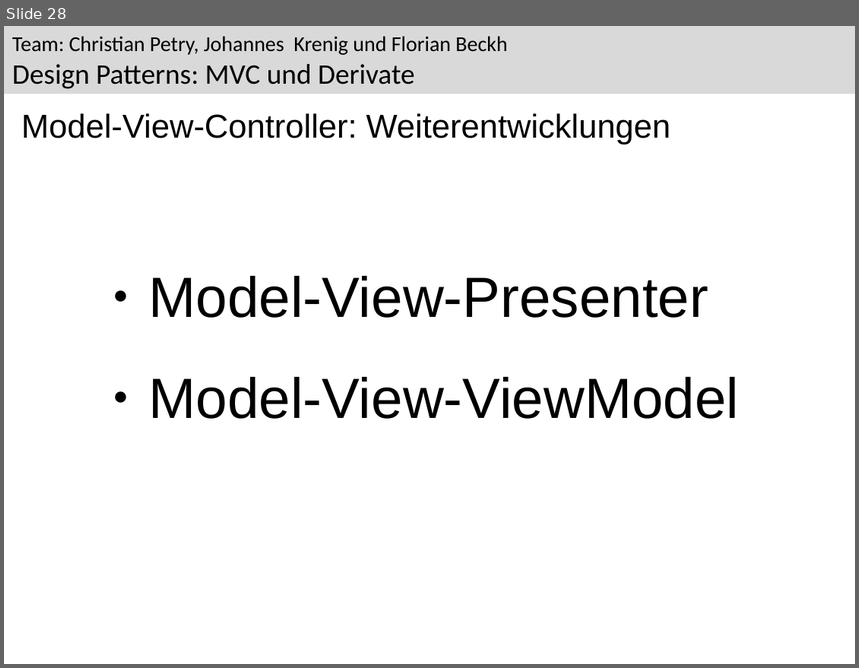
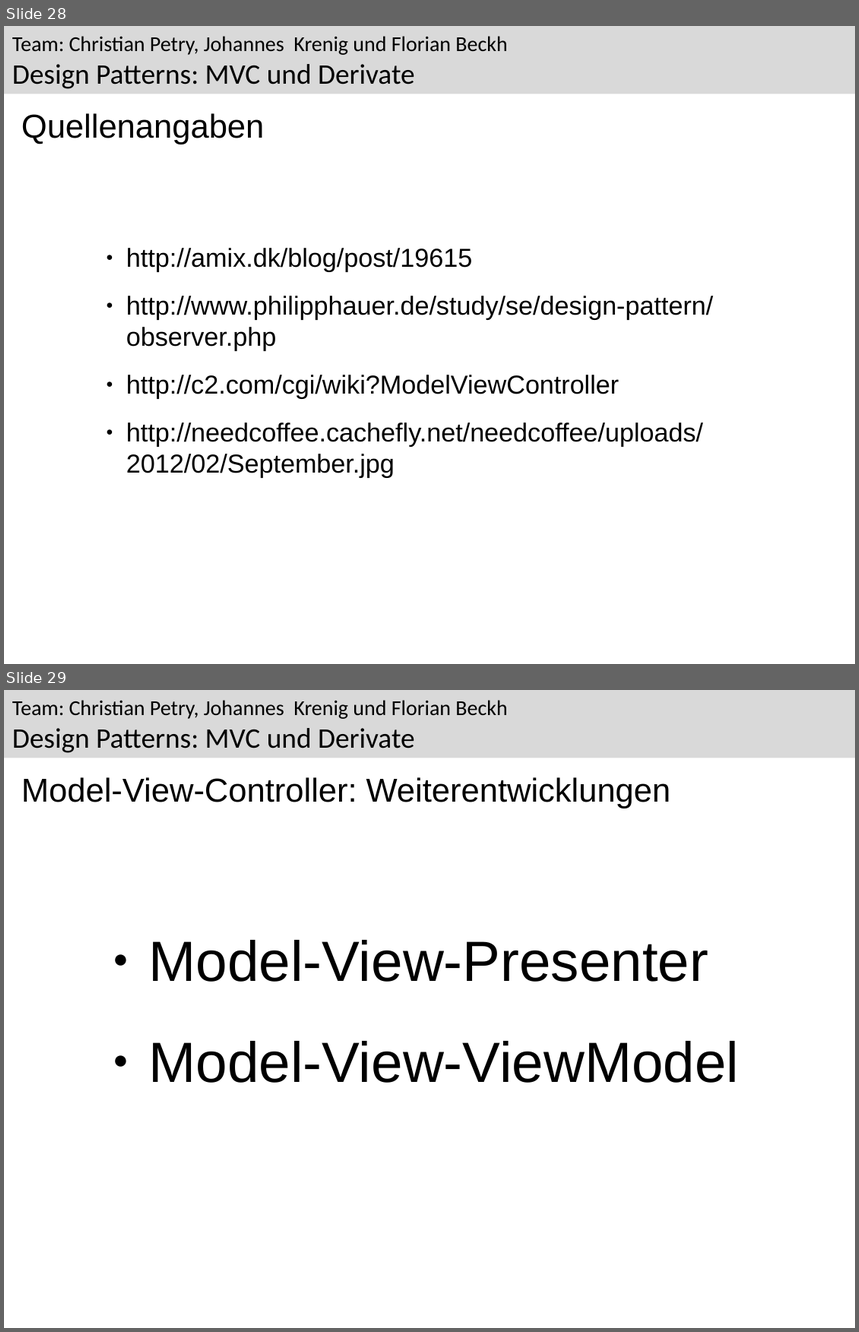
Before and after one commit to Greever/Design-Pattern-MVC, a slide deck: Dokumentation/Praesentation/Observer.odp. Shown one above the other, each under a label of ours: slide 28 before the commit, slides 28 and 29 after it. The pictures are 859x668 and 859x1332 pixels, drawn with LibreOffice and Linux fonts; fonts in the diff are those of the drawing; background and template pictures are left out. Boxes give left, top, right and bottom in pixels: in the first picture for what was removed or moved away, otherwise in the second. Text is boxed around its words. In the diff, an @@ line names an element or a change of style, - is before the commit and + after.

```diff
--- a/Dokumentation/Praesentation/Observer.odp
+++ b/Dokumentation/Praesentation/Observer.odp
@@ slide 28 added at (x1=4, y1=26, x2=855, y2=664), background #FFFFFF; not listed: 1 template element that a slide beside it also shows @@
@@ text added at (x1=21, y1=113, x2=264, y2=145), 28 pt, text #000000 @@
+Quellenangaben
@@ text added at (x1=126, y1=248, x2=713, y2=478), 22 pt, text #000000 @@
+● http://amix.dk/blog/post/19615
+● http://www.philipphauer.de/study/se/design-pattern/observer.php
+● http://c2.com/cgi/wiki?ModelViewController
+● http://needcoffee.cachefly.net/needcoffee/uploads/2012/02/September.jpg
@@ what was slide 28 is now slide 29 @@
```
